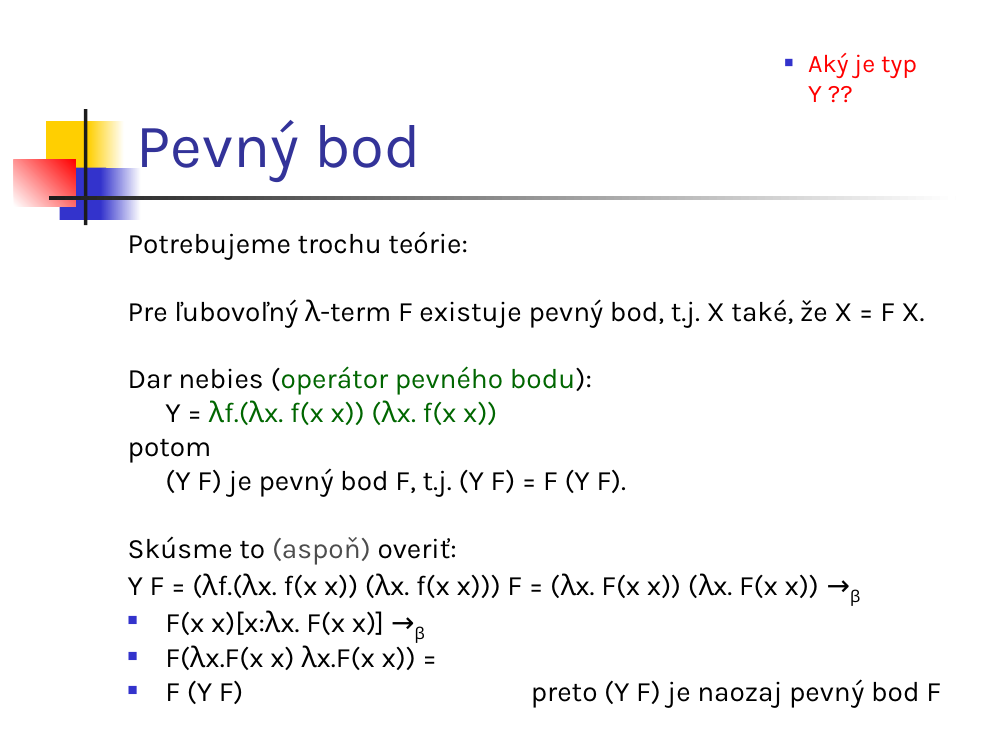
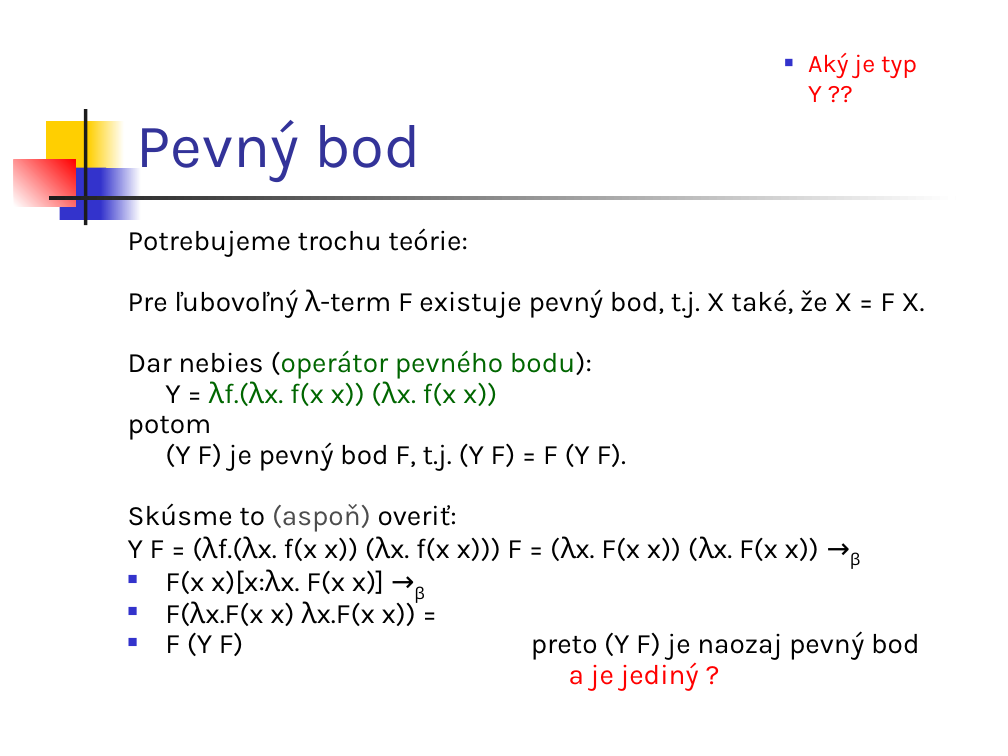
Before and after one commit to Funkcionalne/Prednasky, a slide deck: slide 21 of 06/06_fpro.ppt. Drawn at 1008x756 pixels with LibreOffice and Linux fonts; fonts in the diff are those of the drawing. Boxes give left, top, right and bottom in pixels: in the first picture for what was removed or moved away, otherwise in the second. Text is boxed around its words. In the diff, an @@ line names an element or a change of style, - is before the commit and + after.

```diff
--- a/06/06_fpro.ppt
+++ b/06/06_fpro.ppt
@@ text at (128,228,925,626): line spacing 0.8 to 0.7 @@
@@ text at (165,631,920,691): text changed @@
-■ F (Y F) preto (Y F) je naozaj pevný bod F
+■ F (Y F) preto (Y F) je naozaj pevný bod
+a je jediný ?
```
Also in this commit, not shown: 3 other slides changed, 1 other file.
